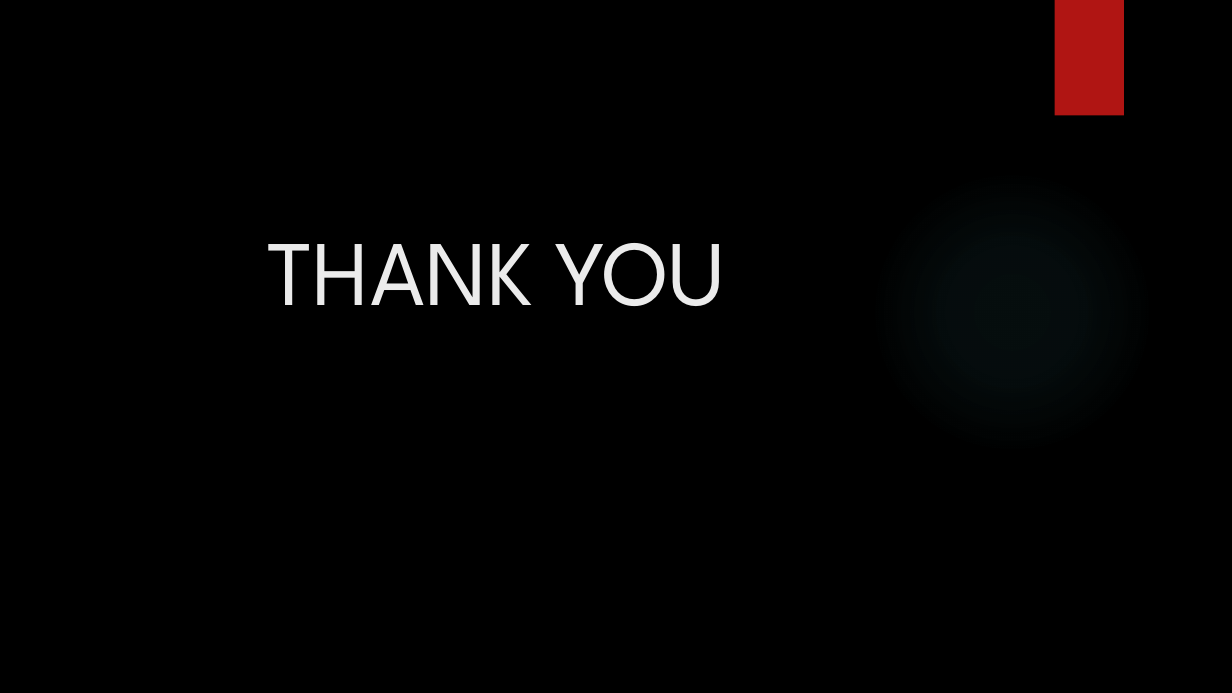
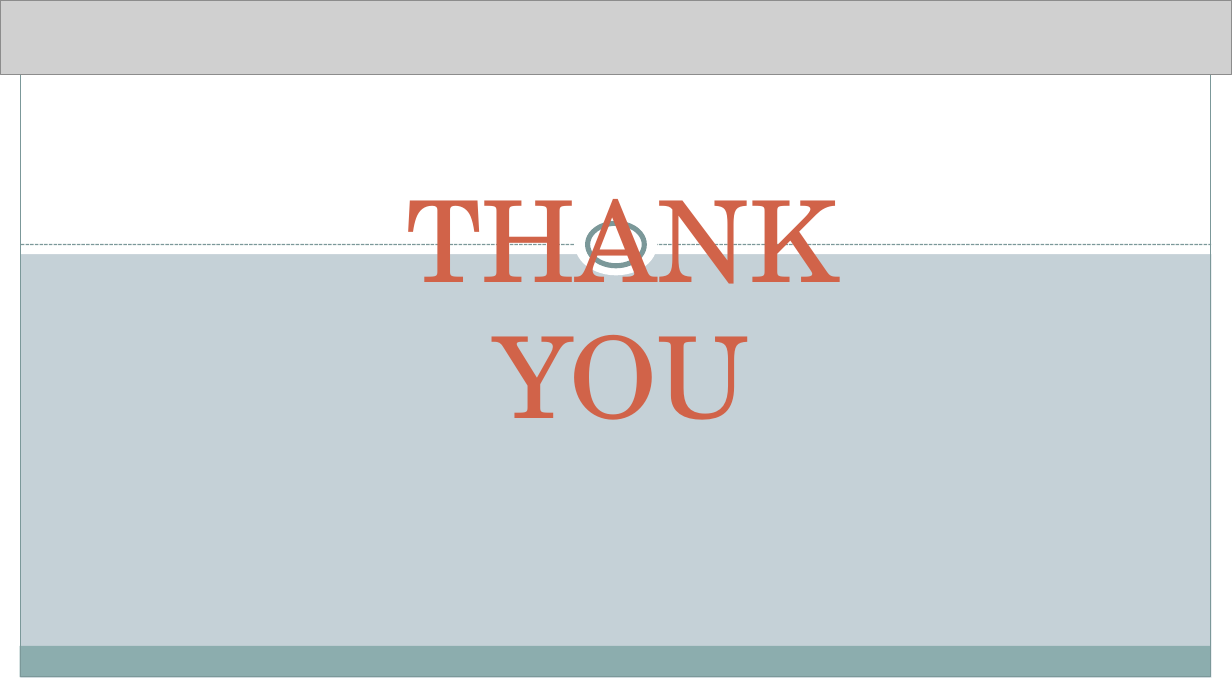
Before and after one commit to ValyaAvetisyan/gitclibrary, a slide deck: slide 11 of doc/Library.pptx (slide 6 before the commit). Drawn at 1232x693 pixels with LibreOffice and Linux fonts; fonts in the diff are those of the drawing; grey boxes stand for pictures; background and template pictures are left out. Boxes give left, top, right and bottom in pixels: in the first picture for what was removed or moved away, otherwise in the second. Text is boxed around its words. In the diff, an @@ line names an element or a change of style, - is before the commit and + after.

```diff
--- a/doc/Library.pptx
+++ b/doc/Library.pptx
@@ background picture (left out) to #C5D1D7 @@
@@ rectangle added at <box>0,0,20,693</box>, fill #FFFFFF @@
@@ rectangle added at <box>0,0,1232,254</box>, fill #FFFFFF @@
@@ picture added at <box>0,0,1232,75</box> @@
@@ rectangle added at <box>20,16,1211,677</box>, outline #7C999A 0.75 pt @@
@@ rectangle removed at <box>1055,0,1124,116</box> @@
@@ rectangle added at <box>1212,0,1232,693</box>, fill #FFFFFF @@
@@ title "THANK YOU": place and size @@
-title "THANK YOU" at <box>268,243,726,306</box>
+title "THANK YOU" at <box>406,170,837,420</box>
@@ title "THANK YOU" at <box>406,170,837,420</box>: size 72 to 88 pt, font League Spartan to TeX Gyre Schola, text colour #EBEBEB to #D16349; alignment left to centre @@
@@ ellipse removed at <box>870,169,1154,454</box> @@
@@ ellipse added at <box>575,213,657,275</box>, fill #FFFFFF @@
@@ ellipse added at <box>588,224,644,266</box>, fill #FFFFFF, outline #7C999A 4 pt @@
@@ line added from (21, 245) to (1212, 245), #7C999A 0.9 pt dashed @@
@@ rectangle added at <box>19,646,1210,677</box>, fill #8CADAE @@
@@ rectangle added at <box>0,677,1232,693</box>, fill #FFFFFF @@
```
Also in this commit, not shown: 5 other slides changed, 5 slides added, 8 other files.
